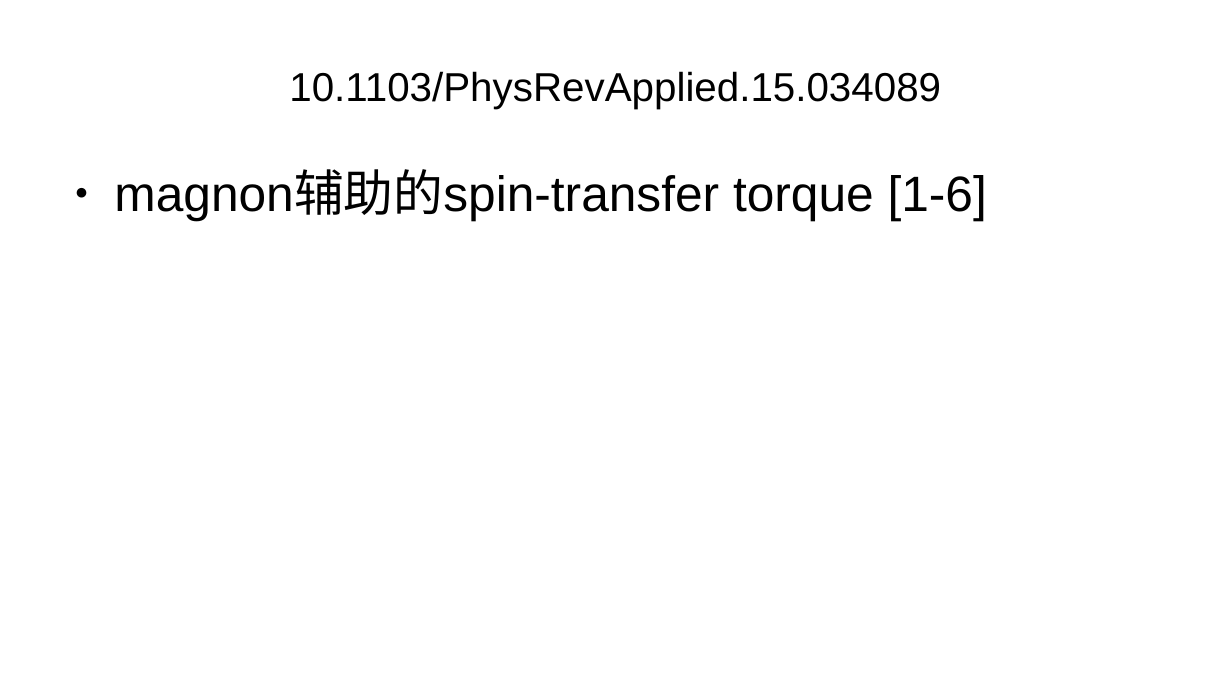
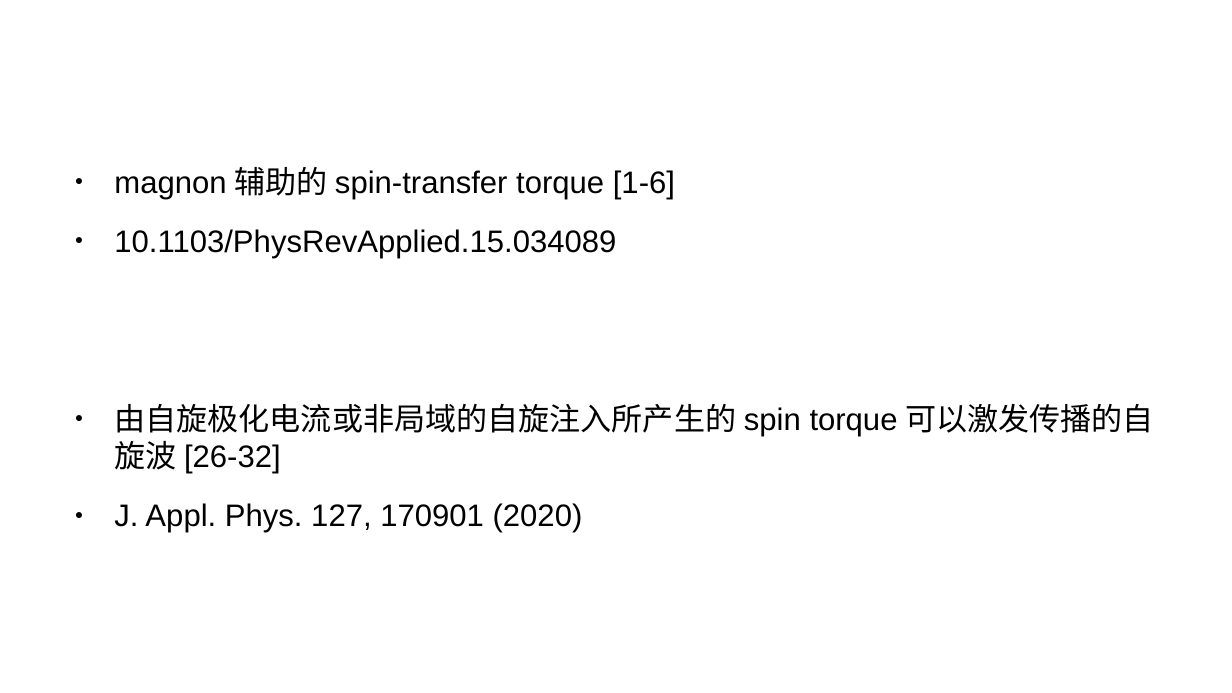
Before and after one commit to GoldenRaven/reference_reading, a slide deck: slide 14 of magnon.odp. Drawn at 1232x693 pixels with LibreOffice and Linux fonts; fonts in the diff are those of the drawing. Boxes give left, top, right and bottom in pixels: in the first picture for what was removed or moved away, otherwise in the second. Text is boxed around its words. In the diff, an @@ line names an element or a change of style, - is before the commit and + after.

```diff
--- a/magnon.odp
+++ b/magnon.odp
@@ title removed at [289,71,941,109] @@
-10.1103/PhysRevApplied.15.034089
@@ text at [335,170,675,199]: size 32 to 20 pt in "magnon辅助的spin-transfer torque [1-6]" @@
@@ text at [114,229,801,533]: paragraphs added @@
+● 10.1103/PhysRevApplied.15.034089
+● 由自旋极化电流或非局域的自旋注入所产生的spin torque可以激发传播的自旋波[26-32]
+● J. Appl. Phys. 127, 170901 (2020)
```
Also in this commit, not shown: 1 slide added.
